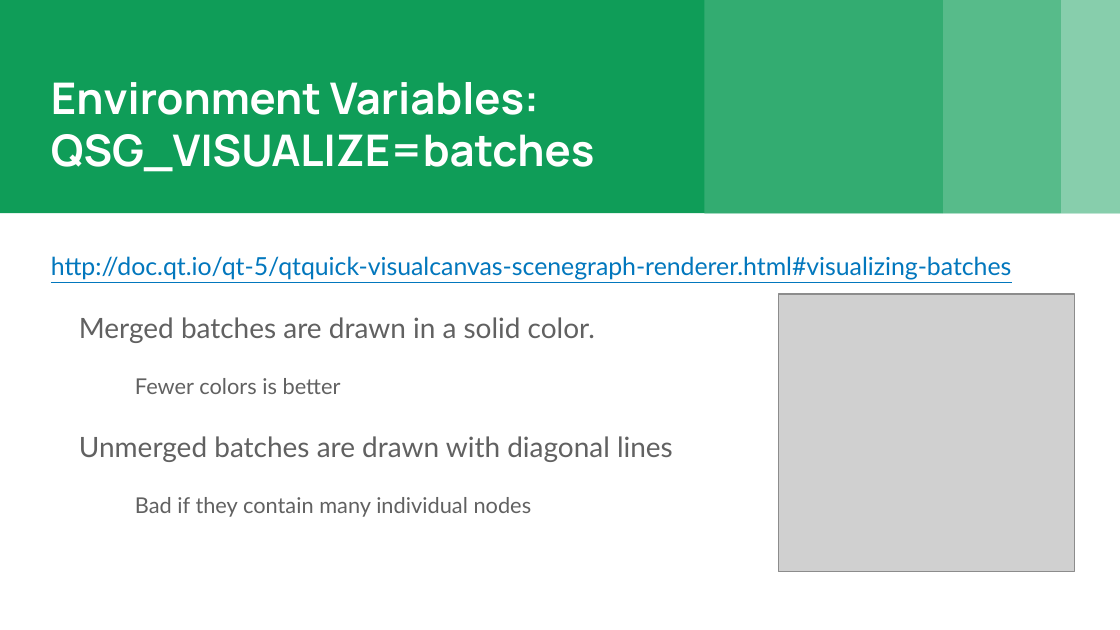
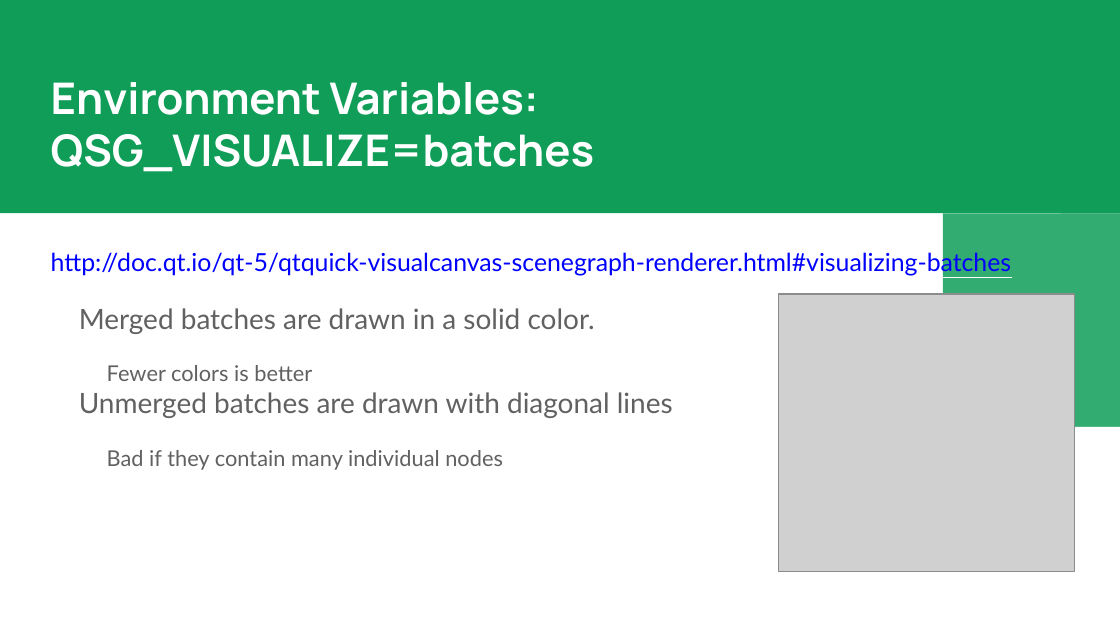
Before and after one commit to ocqt/2017-07-Profiling-QML, a slide deck: slide 5 of Profiling QML.pptx (slide 4 before the commit). Drawn at 1120x630 pixels with LibreOffice and Linux fonts; fonts in the diff are those of the drawing; grey boxes stand for pictures. Boxes give left, top, right and bottom in pixels: in the first picture for what was removed or moved away, otherwise in the second. Text is boxed around its words. In the diff, an @@ line names an element or a change of style, - is before the commit and + after.

```diff
--- a/Profiling QML.pptx
+++ b/Profiling QML.pptx
@@ rectangle removed at bbox=[1061, 0, 1120, 213] @@
@@ text "http://doc.qt.io/qt-5/qtquick-visualcanvas-scenegraph-render ..." at bbox=[51, 250, 1011, 470]: text colour #0277BD to #0000FF in "http://doc.qt.io/qt-5/qtquick-visualcanvas-scenegraph-render ..."; line spacing 1.15 to 1; list level 2 to 1 in "Fewer colors is better"; list level 2 to 1 in "Bad if they contain many ..." @@
@@ rectangle: place and size @@
-rectangle at bbox=[704, 0, 943, 213]
+rectangle at bbox=[943, 213, 1120, 426]
@@ rectangle: place and size @@
-rectangle at bbox=[943, 0, 1061, 213]
+rectangle at bbox=[1061, 213, 1120, 426]
```
Also in this commit, not shown: 8 other slides changed, 2 slides added, 2 other files.
